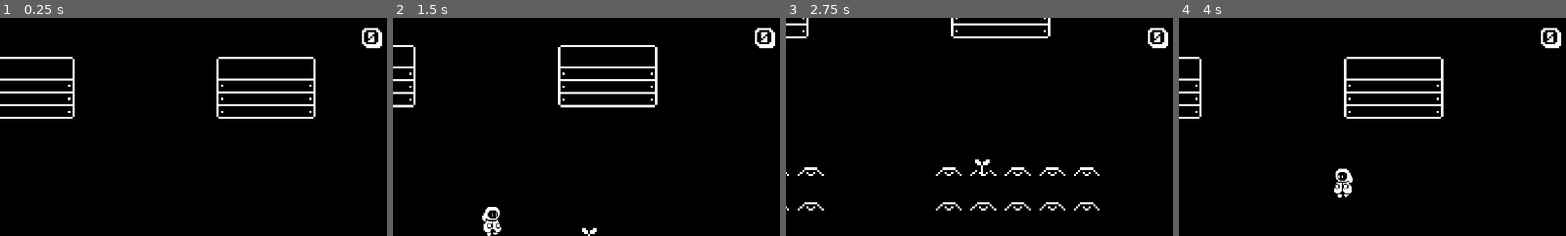
Above: before the commit, frames 1-4 (left to right).
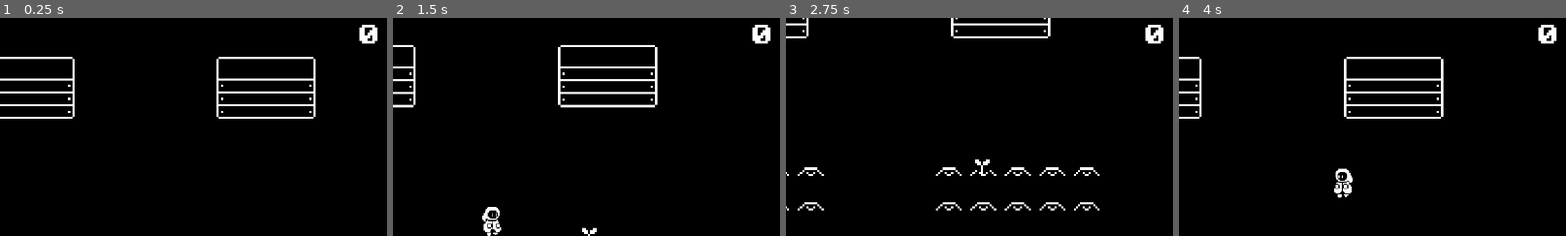
Above: after the commit, the same moments.

Repository: TheEggmo/Hexed-Harvest
Game: Godot game, scene res://level.tscn
Two runs of this game, one before a commit and one after it. Both use one fixed random seed, a clock stepped at 60 frames per second and the inputs below.
Inputs:
- Up to frame 1 (0.25 s): no input
- Up to frame 2 (1.5 s): tap Enter at 0.5 s; hold D (right) 0.53-1.28 s; tap Space (interact) at 0.6 s; hold Down (down) from 1.28 s (still down); tap Shift (sprint) at 1.35 s
- Up to frame 3 (2.75 s): release Down (down) at 2.03 s; hold D (right) from 2.03 s (still down); tap Space (interact) at 2.1 s
- Up to frame 4 (4 s): release D (right) at 2.78 s; hold W (up) 2.78-3.53 s; tap Shift (sprint) at 2.85 s; hold A (left) from 3.53 s (still down); tap Space (interact) at 3.6 s
The pictures show only the part of the screen within x 50-100%, y 0-50%; the shares and areas given below are measured in that part.

The runs differ from the first frame. In frame 1, 0.5% of the frame differs, in the area x 92-99%, y 3-15%; in frame 2, 0.5%; in frame 3, 0.5%; in frame 4, 0.5%.

Commit message:
Changed font (again)
It's simpler and more readable now.

Diff:
--- a/HUD/hud.tscn
+++ b/HUD/hud.tscn
@@ -3,12 +3,12 @@
 [ext_resource type="Script" path="res://HUD/HeartContainer.gd" id="1_7dtdb"]
 [ext_resource type="Texture2D" uid="uid://bdf1gts3rdpf1" path="res://HUD/heartcontainer.png" id="1_hhtud"]
 [ext_resource type="Script" path="res://HUD/hud.gd" id="1_tlw6n"]
-[ext_resource type="FontFile" uid="uid://dtxlf5jh5sirv" path="res://Text/Font/ka1.ttf" id="4_1wadr"]
+[ext_resource type="FontFile" uid="uid://da51eahxyptwu" path="res://Text/Font/pcsenior.ttf" id="4_nb1gn"]
 
 [sub_resource type="LabelSettings" id="LabelSettings_h4nfi"]
-font = ExtResource("4_1wadr")
+font = ExtResource("4_nb1gn")
 font_size = 31
-outline_size = 5
+outline_size = 12
 outline_color = Color(0, 0, 0, 1)
 
 [node name="HUD" type="MarginContainer"]
@@ -21,6 +21,11 @@
 theme_override_constants/margin_top = 10
 theme_override_constants/margin_right = 10
 script = ExtResource("1_tlw6n")
+
+[node name="ColorRect" type="ColorRect" parent="."]
+visible = false
+layout_mode = 2
+color = Color(0, 1, 0, 1)
 
 [node name="HeartContainer" type="HBoxContainer" parent="."]
 layout_mode = 2
@@ -55,7 +60,7 @@
 layout_mode = 2
 size_flags_horizontal = 8
 size_flags_vertical = 0
-text = "pointsdassdasadsadsdasadas"
+text = "1234567890"
 label_settings = SubResource("LabelSettings_h4nfi")
 horizontal_alignment = 2
 uppercase = true
--- a/Text/TextInstance.tscn
+++ b/Text/TextInstance.tscn
@@ -1,7 +1,7 @@
 [gd_scene load_steps=7 format=3 uid="uid://ydv40stph6si"]
 
 [ext_resource type="Script" path="res://Text/TextInstance.gd" id="1_hbnom"]
-[ext_resource type="FontFile" uid="uid://dtxlf5jh5sirv" path="res://Text/Font/ka1.ttf" id="2_btfjl"]
+[ext_resource type="FontFile" uid="uid://da51eahxyptwu" path="res://Text/Font/pcsenior.ttf" id="2_jaa77"]
 
 [sub_resource type="Animation" id="1"]
 length = 0.001
@@ -89,8 +89,9 @@
 }
 
 [sub_resource type="LabelSettings" id="LabelSettings_w2ttw"]
-font = ExtResource("2_btfjl")
+font = ExtResource("2_jaa77")
 font_size = 20
+outline_size = 11
 outline_color = Color(0, 0, 0, 1)
 
 [node name="TextInstance" type="Node2D"]
Not shown, removed: Text/Font/1001fonts-karmatic-arcade-eula.txt
Binary file removed: Text/Font/ka1.ttf
Not shown, added: Text/Font/license.txt
Binary file added: Text/Font/pcsenior.ttf
Not shown, changed: Text/Font/pcsenior.ttf.import
Not shown, changed: .gitignore
